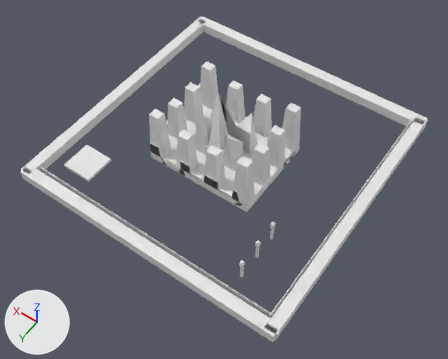
What one commit did to the OBJ model projects/hang3d/res/3d-objects/env/map-1.obj.
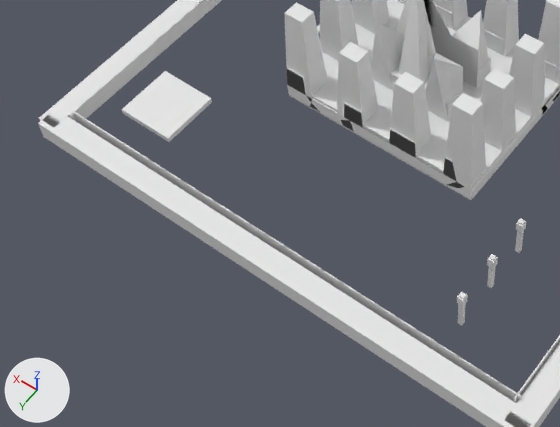
Each version is shown whole from a camera (50 mm lens) standing at (-268.0, 690.0, 1221.0) and looking at (284.0, -83.0, 6.0), then close up on the part from 0% to 65% of the width and 30% to 92% of the height. Arrows for +X, +Y and +Z are at lower left; the lights stay in place. Materials are left out; every surface is plain grey. Where no turn or scale is listed for an object, it has been applied to the vertices. Vertices at the same position are counted once.

The older version as bpy lines, for what is in view:
```python
me_map_1 = bpy.data.meshes.new('map-1')
me_map_1.from_pydata(...)  # 2932 vertices, 5978 faces, 5 loose edges; spans x -44.0..710.0, y -559.0..198.0, z -16.0..197.0
# faces by material slot: [5678, 216, 12, 12, 24, 24, 12]
me_map_1.materials.append(mat_material_main)
me_map_1.materials.append(mat_material_main_001)
me_map_1.materials.append(mat_material_main_002)
me_map_1.materials.append(mat_material_main_003)
me_map_1.materials.append(mat_material_main_004)
me_map_1.materials.append(mat_material_main_005)
me_map_1.materials.append(mat_material_main_006)
ob_map_1 = bpy.data.objects.new('map-1', me_map_1)
ob_map_1.location = (0.0, 0.0, 0.0)
```
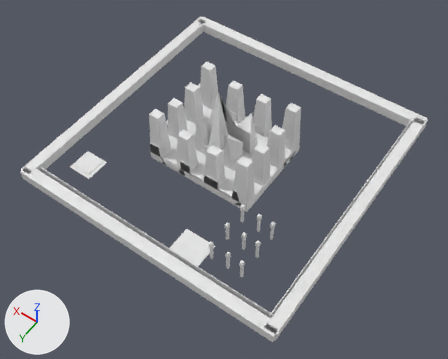
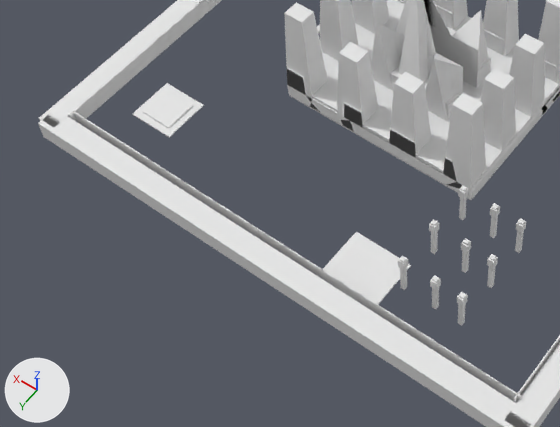
Changed parts and their boxes [x1, y1, x2, y2] in the close-ups (560 x 427 px):
part 1 of me_map_1, added
    after: [323, 232, 411, 304]
part 2 of me_map_1, added
    after: [133, 83, 204, 137]
part 3 of me_map_1, added
    after: [490, 203, 499, 238]
part 4 of me_map_1, added
    after: [432, 276, 439, 309]
part 5 of me_map_1, added
    after: [462, 238, 470, 273]
part 6 of me_map_1, added
    after: [490, 204, 500, 218]
part 7 of me_map_1, added
    after: [430, 275, 441, 290]
part 8 of me_map_1, added
    after: [461, 239, 471, 253]
part 9 of me_map_1, added
    after: [431, 219, 438, 254]
part 10 of me_map_1, added
    after: [400, 256, 407, 290]
part 11 of me_map_1, added
    after: [459, 185, 467, 220]
part 12 of me_map_1, added
    after: [429, 220, 439, 234]
part 13 of me_map_1, added
    after: [398, 256, 409, 270]
part 14 of me_map_1, added
    after: [458, 185, 468, 199]
part 15 of me_map_1, deleted
    before: [122, 71, 212, 142]

The change, as a diff of the scene's bpy script:
```diff
--- a/projects/hang3d/res/3d-objects/env/map-1.obj.py
+++ b/projects/hang3d/res/3d-objects/env/map-1.obj.py
@@ me_map_1 @@
 me_map_1.from_pydata(...)  # 2932 vertices, 5978 faces, 5 loose edges; spans x -44.0..710.0, y -559.0..198.0, z -16.0..197.0
 # used by ob_map_1; location = (0.0, 0.0, 0.0)
+# me_map_1 part 1: a new loose piece, a box spanning x 190.5..273.3, y 82.5..165.3, z -2.0..0.0
+# me_map_1 part 2: a new loose piece, a box spanning x 561.0..627.1, y 41.9..108.0, z 0.0..1.6
+# me_map_1 part 3: a new loose piece, a box spanning x 132.8..138.7, y -16.8..-10.9, z -6.5..57.2
+# me_map_1 part 4: a new loose piece, a box spanning x 132.8..138.7, y 106.1..111.9, z -6.5..57.2
+# me_map_1 part 5: a new loose piece, a box spanning x 132.8..138.7, y 44.2..50.1, z -6.5..57.2
+# me_map_1 part 6: a new loose piece, a box spanning x 131.5..140.1, y -18.1..-9.5, z 41.0..54.3
+# me_map_1 part 7: a new loose piece, a box spanning x 131.5..140.1, y 104.7..113.3, z 41.0..54.3
+# me_map_1 part 8: a new loose piece, a box spanning x 131.5..140.1, y 42.9..51.5, z 41.0..54.3
+# me_map_1 part 9: a new loose piece, a box spanning x 178.6..184.4, y 44.2..50.1, z -6.5..57.2
+# me_map_1 part 10: a new loose piece, a box spanning x 178.6..184.4, y 106.1..111.9, z -6.5..57.2
+# me_map_1 part 11: a new loose piece, a box spanning x 178.6..184.4, y -16.8..-10.9, z -6.5..57.2
+# me_map_1 part 12: a new loose piece, a box spanning x 177.3..185.9, y 42.9..51.5, z 41.0..54.3
+# me_map_1 part 13: a new loose piece, a box spanning x 177.3..185.9, y 104.7..113.3, z 41.0..54.3
+# me_map_1 part 14: a new loose piece, a box spanning x 177.3..185.9, y -18.1..-9.5, z 41.0..54.3
+# me_map_1 part 15: the loose piece of 8 vertices spanning x 553.0..635.0, y 34.0..116.0, z 5.0..13.0 is deleted
```
